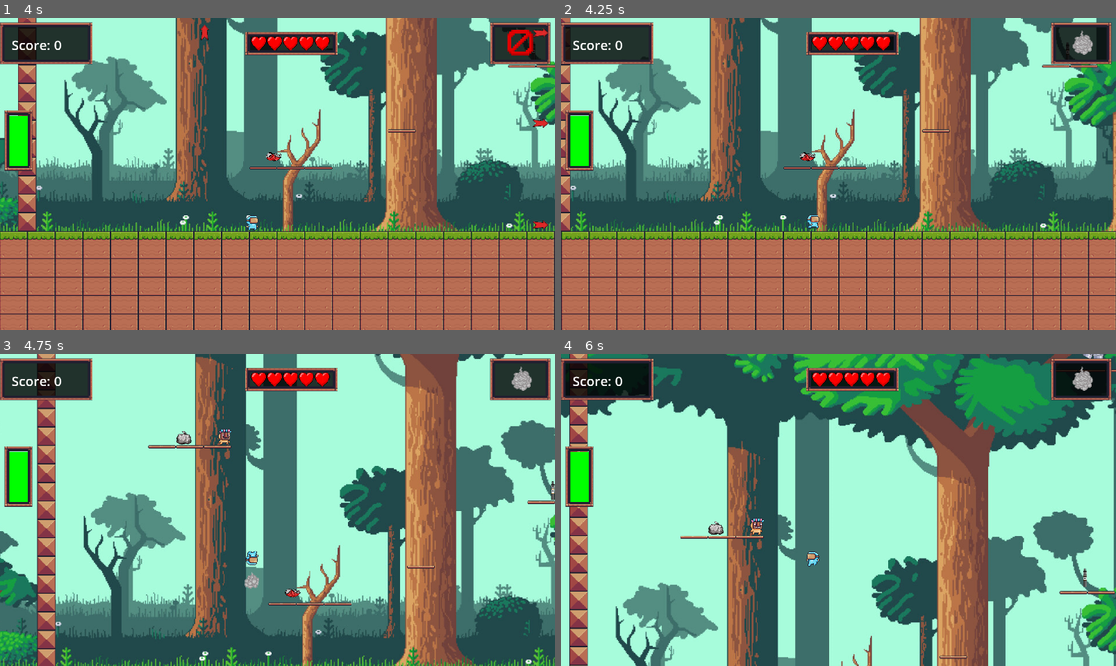
Above: before the commit, frames 1-4 (two rows, left to right).
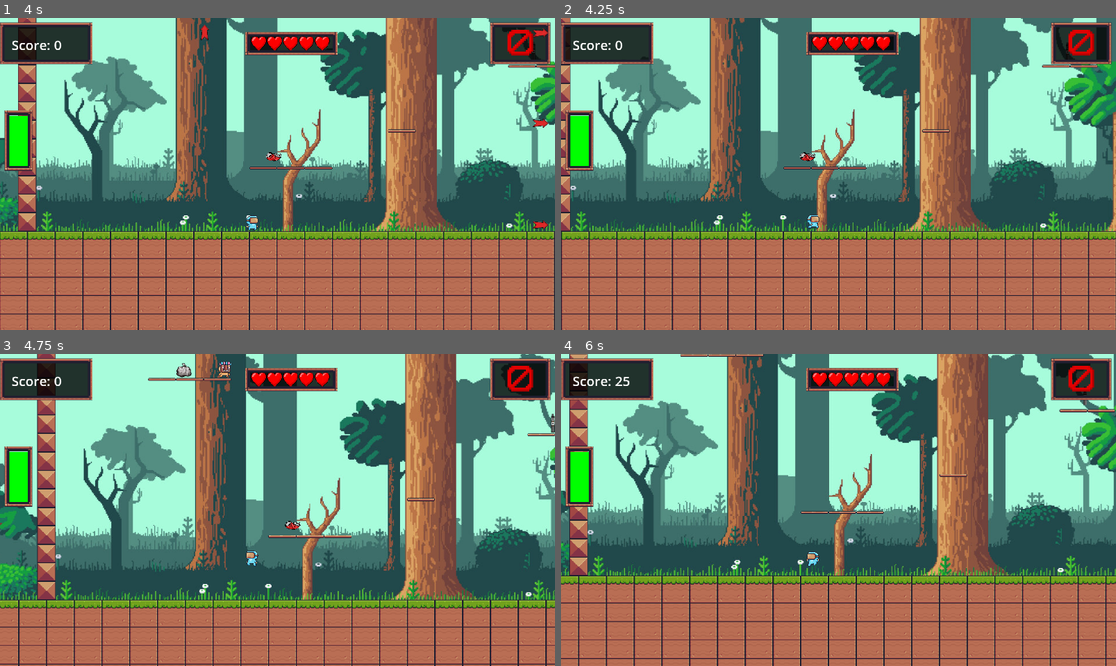
Above: after the commit, the same moments.

Repository: StevenKelly03/Binhale-Web_Build
Game: Godot game, scene res://Binhale/Scenes/Level1.tscn
The game is run twice, just before and just after one commit, with the same random seed, the same clock (stepped at 60 frames per second) and the same inputs. This scene is started directly instead of the project's main scene. Sound files missing from this copy of the repository are replaced by a short silence.
Inputs (mouse positions are in pixels of both pictures, inside the frame that each line leads up to):
- Up to frame 1 (4 s): tap Enter (SwitchPower) at 0.5, 0.6, 2.1, 3.6 s; move the mouse to (399, 158) at 0.52 s; hold Right (MoveRight) 0.53-2.03 s; tap Up (Jump) at 0.77, 1.52, 3.02, 3.77 s; tap R (Restart) at 1.25, 2 s; move the mouse to (166, 189) at 1.27 s; tap Space (UsePower) at 1.35, 2.85 s; move the mouse to (333, 105) at 2.02 s; hold Left (MoveLeft) 2.03-2.78 s; move the mouse to (249, 236) at 2.77 s; hold Right (MoveRight) from 2.78 s (still down); move the mouse to (444, 220) at 3.52 s
- Up to frame 2 (4.25 s): keep holding Right (MoveRight); tap R (Restart) at 4.15 s
- Up to frame 3 (4.75 s): move the mouse to (111, 463) at 4.27 s; release Right (MoveRight) at 4.28 s; hold Left (MoveLeft) from 4.28 s (still down); tap Space (UsePower) at 4.35 s; tap Up (Jump) at 4.52 s
- Up to frame 4 (6 s): move the mouse to (866, 510) at 5.02 s; release Left (MoveLeft) at 5.03 s; hold Right (MoveRight) 5.03-5.78 s; tap Enter (SwitchPower) at 5.1 s; move the mouse to (755, 432) at 5.77 s; hold Left (MoveLeft) from 5.78 s (still down); tap Space (UsePower) at 5.85 s

Frame 1 is identical in both runs. In frame 2, 0.3% of the frame differs, in the area x 91-97%, y 3-13%; in frame 3, 58%; in frame 4, 72%, in the area x 0-100%, y 0-100%.

Commit message:
fixed poer_manager script

Diff:
--- a/project/Binhale/Scenes/Level1.tscn
+++ b/project/Binhale/Scenes/Level1.tscn
@@ -14,8 +14,7 @@
 [ext_resource type="PackedScene" uid="uid://cqpy6tqkkcpry" path="res://Binhale/Prefabs/bin_bag.tscn" id="10_cgi40"]
 [ext_resource type="PackedScene" uid="uid://cig71ardadxus" path="res://Binhale/Prefabs/score_counter.tscn" id="14_wtrm7"]
 [ext_resource type="PackedScene" uid="uid://booxu6fad81un" path="res://Binhale/Prefabs/Lighter.tscn" id="16_m25t6"]
-[ext_resource type="Script" path="res://Binhale/Scripts/level_transition.gd" id="16_xstff"]
-[ext_resource type="PackedScene" uid="uid://c4c5wglf2o44x" path="res://LevelTransition.tscn" id="17_acggj"]
+[ext_resource type="PackedScene" uid="uid://c4c5wglf2o44x" path="res://Binhale/Prefabs/LevelTransition.tscn" id="17_acggj"]
 [ext_resource type="Script" path="res://Binhale/Scripts/Player.gd" id="19_75rnt"]
 [ext_resource type="Texture2D" uid="uid://dcw6rubwd15g8" path="res://Binhale/Assets/Other/bus.webp" id="21_ifito"]
 [ext_resource type="PackedScene" uid="uid://bhl3invlf6ndo" path="res://Binhale/Prefabs/FireBall.tscn" id="21_rc3v0"]
@@ -543,7 +542,6 @@
 [node name="LevelTransition" parent="." instance=ExtResource("17_acggj")]
 position = Vector2(2089, 813)
 scale = Vector2(1, 2.8)
-script = ExtResource("16_xstff")
 
 [node name="Player" parent="." instance=ExtResource("3_1oqiq")]
 position = Vector2(388, 898)
--- a/project/Binhale/Scenes/Level2.tscn
+++ b/project/Binhale/Scenes/Level2.tscn
@@ -13,14 +13,13 @@
 [ext_resource type="Texture2D" uid="uid://bs5ra0yu63cj4" path="res://Binhale/Assets/Free/Terrain/Terrain (16x16).png" id="8_ki8bb"]
 [ext_resource type="PackedScene" uid="uid://dngwfoixsoq62" path="res://Binhale/Prefabs/enemy_Level2.tscn" id="8_ok6xm"]
 [ext_resource type="Texture2D" uid="uid://drvo1xxxmqfn0" path="res://Binhale/Assets/Other/heart.png" id="9_djqb7"]
-[ext_resource type="PackedScene" uid="uid://c4c5wglf2o44x" path="res://LevelTransition.tscn" id="10_a7j3p"]
+[ext_resource type="PackedScene" uid="uid://c4c5wglf2o44x" path="res://Binhale/Prefabs/LevelTransition.tscn" id="10_a7j3p"]
 [ext_resource type="PackedScene" uid="uid://cvxvi4gksq678" path="res://Binhale/Prefabs/player.tscn" id="11_242lg"]
 [ext_resource type="Texture2D" uid="uid://dcw6rubwd15g8" path="res://Binhale/Assets/Other/bus.webp" id="11_rsytr"]
 [ext_resource type="Texture2D" uid="uid://ch3ypjiumqaw1" path="res://Binhale/Assets/Other/lochNess.png" id="12_cqas0"]
 [ext_resource type="Texture2D" uid="uid://bmgp1b2xxs5wg" path="res://Binhale/Assets/Other/speechBubble.png" id="13_82bnc"]
 [ext_resource type="Script" path="res://Binhale/Scripts/bus.gd" id="14_cjjmh"]
 [ext_resource type="PackedScene" uid="uid://bbut7a6wmggjh" path="res://Binhale/Prefabs/flying_enemy_projectile.tscn" id="14_ni38p"]
-[ext_resource type="Script" path="res://Binhale/Scripts/level_transition.gd" id="15_s6ar0"]
 [ext_resource type="Script" path="res://Binhale/Scripts/Player.gd" id="18_qw3x0"]
 [ext_resource type="PackedScene" uid="uid://bhl3invlf6ndo" path="res://Binhale/Prefabs/FireBall.tscn" id="19_vcrw7"]
 [ext_resource type="PackedScene" uid="uid://dnc0ut2xrgpmx" path="res://Binhale/Prefabs/flying_enemy.tscn" id="22_7q4sn"]
@@ -642,7 +641,6 @@
 [node name="LevelTransition" parent="." instance=ExtResource("10_a7j3p")]
 position = Vector2(2192, 810)
 scale = Vector2(1, 2.8)
-script = ExtResource("15_s6ar0")
 
 [node name="TileMap" type="TileMap" parent="."]
 z_index = 1
--- a/project/Binhale/Scenes/Level3.tscn
+++ b/project/Binhale/Scenes/Level3.tscn
@@ -12,9 +12,8 @@
 [ext_resource type="Texture2D" uid="uid://bs5ra0yu63cj4" path="res://Binhale/Assets/Free/Terrain/Terrain (16x16).png" id="11_njfh8"]
 [ext_resource type="PackedScene" uid="uid://dngwfoixsoq62" path="res://Binhale/Prefabs/enemy_Level2.tscn" id="12_s6gp4"]
 [ext_resource type="PackedScene" uid="uid://bbut7a6wmggjh" path="res://Binhale/Prefabs/flying_enemy_projectile.tscn" id="13_c7lsu"]
-[ext_resource type="PackedScene" uid="uid://c4c5wglf2o44x" path="res://LevelTransition.tscn" id="13_g21vi"]
+[ext_resource type="PackedScene" uid="uid://c4c5wglf2o44x" path="res://Binhale/Prefabs/LevelTransition.tscn" id="13_g21vi"]
 [ext_resource type="PackedScene" uid="uid://dnc0ut2xrgpmx" path="res://Binhale/Prefabs/flying_enemy.tscn" id="13_lci8u"]
-[ext_resource type="Script" path="res://Binhale/Scripts/level_transition.gd" id="14_lkgtk"]
 [ext_resource type="Texture2D" uid="uid://dcw6rubwd15g8" path="res://Binhale/Assets/Other/bus.webp" id="14_sa0yb"]
 [ext_resource type="Texture2D" uid="uid://ch3ypjiumqaw1" path="res://Binhale/Assets/Other/lochNess.png" id="15_tb0by"]
 [ext_resource type="Texture2D" uid="uid://bmgp1b2xxs5wg" path="res://Binhale/Assets/Other/speechBubble.png" id="16_b6poo"]
@@ -594,7 +593,6 @@
 [node name="LevelTransition" parent="." instance=ExtResource("13_g21vi")]
 position = Vector2(2213.22, 820)
 scale = Vector2(1, 2.8)
-script = ExtResource("14_lkgtk")
 
 [connection signal="enemy_died" from="Enemies/Enemy" to="." method="_on_enemy_died"]
 [connection signal="enemy_died" from="Enemies/Enemy2" to="." method="_on_enemy_died"]
--- a/project/Binhale/Scripts/power_manager.gd
+++ b/project/Binhale/Scripts/power_manager.gd
@@ -2,8 +2,8 @@
 
 var unlocked_powers = {
 	"fire": false,
-	"smoke": true,
-	"electricity": true,
+	"smoke": false,
+	"electricity": false,
 	"none": true
 }
 
Not shown: 1 places in project/Binhale/Scenes/Level1.tscn that only renumber resources
Not shown: 1 places in project/Binhale/Scenes/Level2.tscn that only renumber resources
Not shown: 1 places in project/Binhale/Scenes/Level3.tscn that only renumber resources
